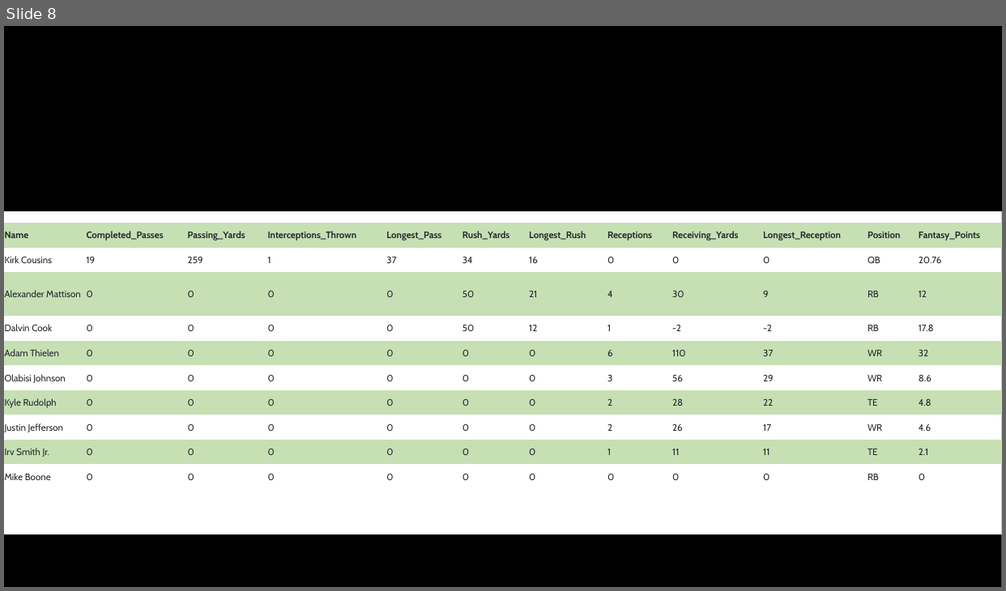
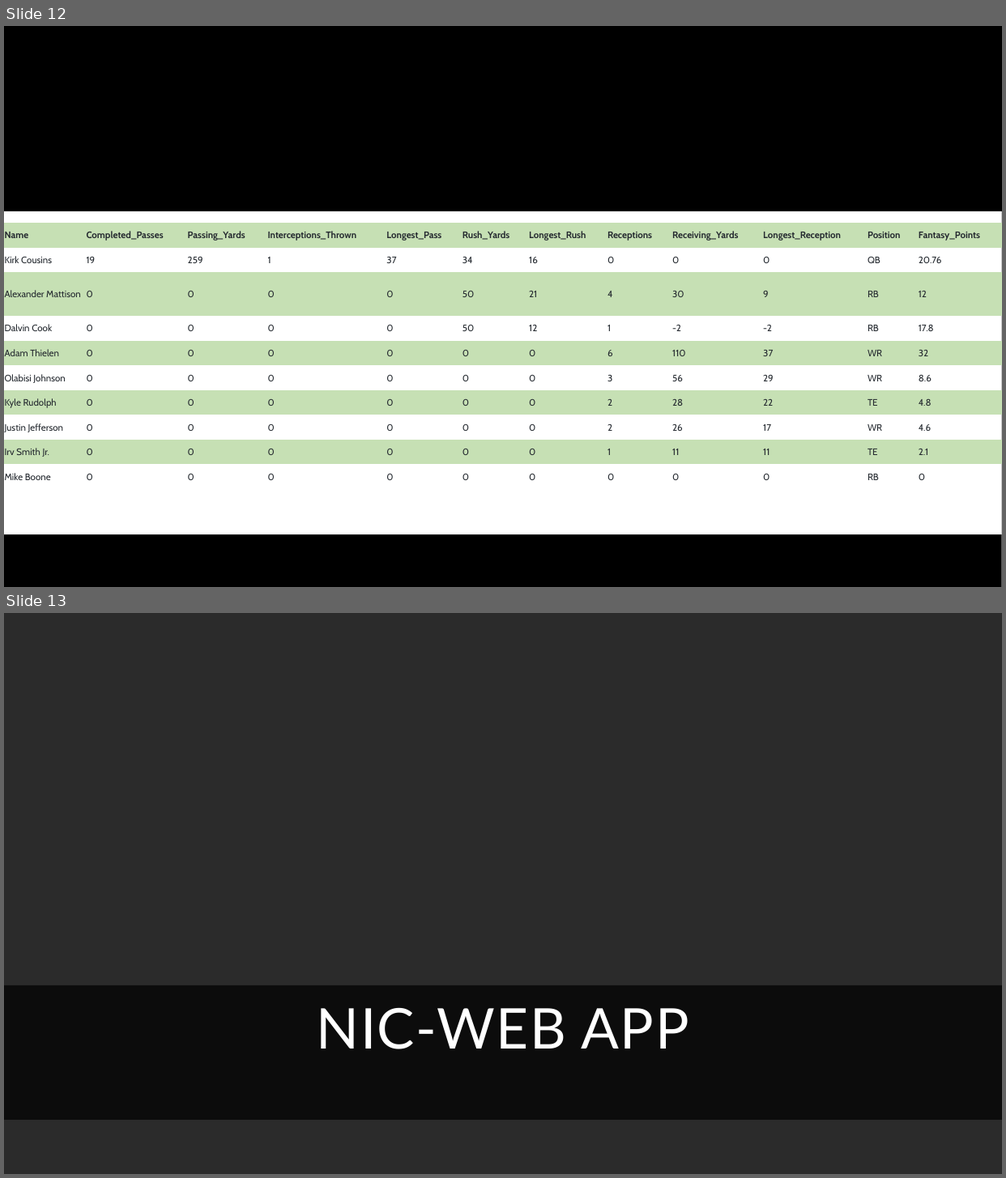
Before and after one commit to sbull32/team_cautious_waffle, a slide deck: Resources/Final.Presentation.pptx. Shown one above the other, each under a label of ours: slide 8 before the commit, slides 12 and 13 after it. The pictures are 1006x591 and 1006x1178 pixels, drawn with LibreOffice and Linux fonts; fonts in the diff are those of the drawing; background and template pictures are left out; a plain dark background stands for a picture behind light text. Boxes give left, top, right and bottom in pixels: in the first picture for what was removed or moved away, otherwise in the second. Text is boxed around its words. In the diff, an @@ line names an element or a change of style, - is before the commit and + after.

```diff
--- a/Resources/Final.Presentation.pptx
+++ b/Resources/Final.Presentation.pptx
@@ slide 13 added at box(4, 613, 1002, 1174), background picture (left out); not listed: 1 template element that a slide beside it also shows @@
@@ rectangle added at box(4, 613, 1002, 1174), fill #FFFFFF @@
@@ rectangle added at box(4, 957, 1002, 1174), fill #000000 @@
@@ rectangle added at box(4, 986, 1002, 1121), fill #000000 at 70% opacity @@
@@ title added at box(317, 1007, 689, 1050), 54 pt, text #FFFFFF @@
+NIC-WEB APP
@@ what was slide 8 is now slide 12 @@
```
Also in this commit, not shown: 1 slide changed, 13 other slides added, 7 slides removed.
